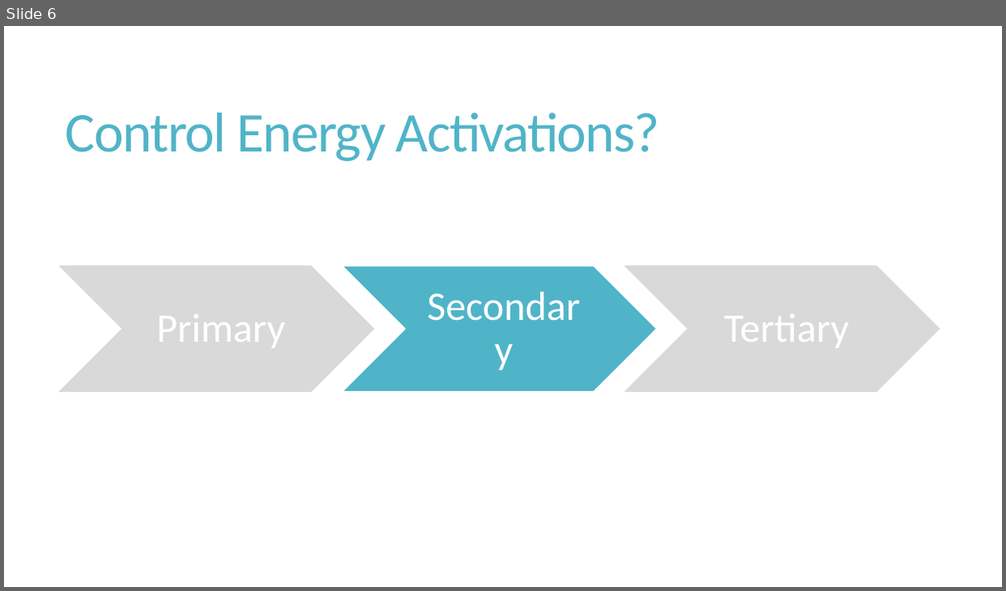
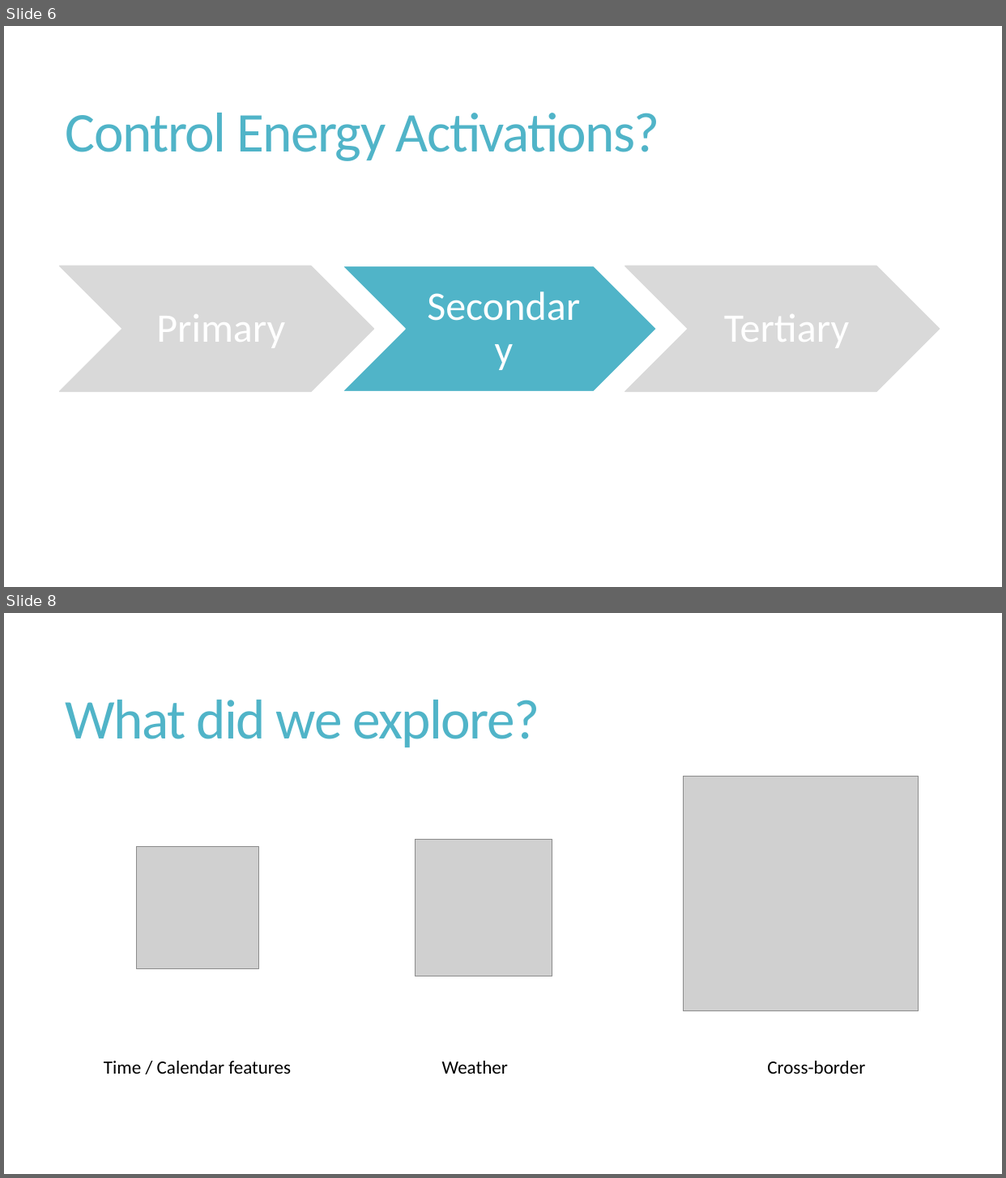
Before and after one commit to v4rp1ng/EDHD_2024_BKW_Predicting_aFRR_Volumes, a slide deck: Predicting Control Energy Volumes for Grid Stability.pptx. Shown one above the other, each under a label of ours: slide 6 before the commit, slides 6 and 8 after it; the slides between them are not shown. The pictures are 1006x591 and 1006x1178 pixels, drawn with LibreOffice and Linux fonts; fonts in the diff are those of the drawing; grey boxes stand for pictures. Boxes give left, top, right and bottom in pixels: in the first picture for what was removed or moved away, otherwise in the second. Text is boxed around its words. In the diff, an @@ line names an element or a change of style, - is before the commit and + after.

```diff
--- a/Predicting Control Energy Volumes for Grid Stability.pptx
+++ b/Predicting Control Energy Volumes for Grid Stability.pptx
@@ slide 8 added at bbox=[4, 613, 1002, 1174], background #FFFFFF @@
@@ title added at bbox=[66, 700, 539, 747], 54 pt, text #50B4C8 @@
+What did we explore?
@@ picture added at bbox=[683, 776, 918, 1012] @@
@@ picture added at bbox=[137, 846, 258, 969] @@
@@ picture added at bbox=[415, 839, 552, 976] @@
@@ text added at bbox=[104, 1061, 291, 1074], 18 pt, text #000000 @@
+Time / Calendar features
@@ text added at bbox=[442, 1061, 508, 1074], 18 pt, text #000000 @@
+Weather
@@ text added at bbox=[767, 1061, 865, 1074], 18 pt, text #000000 @@
+Cross-border
```
Also in this commit, not shown: 5 slides changed, 8 other slides added, 4 slides removed.
